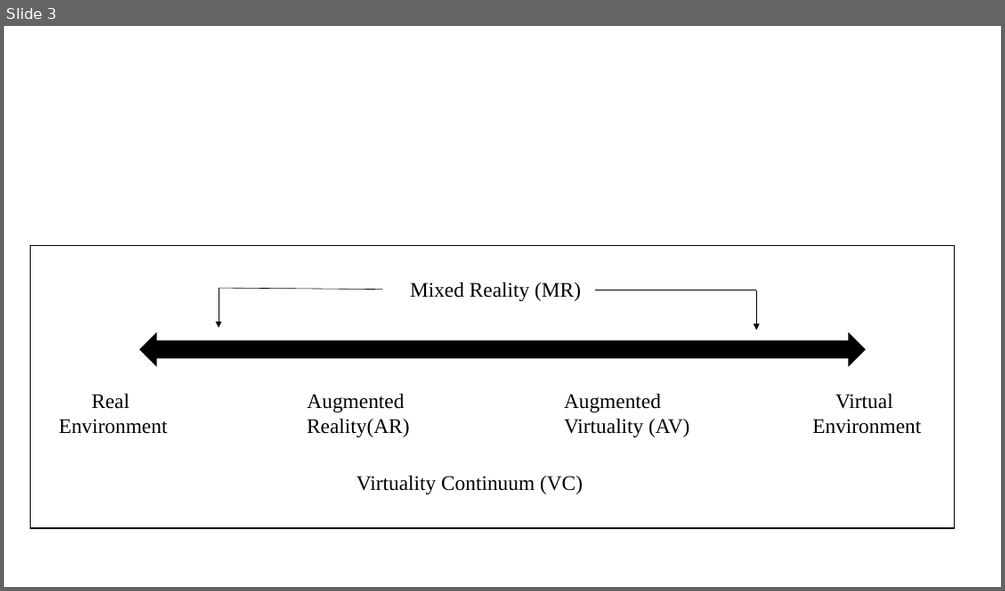
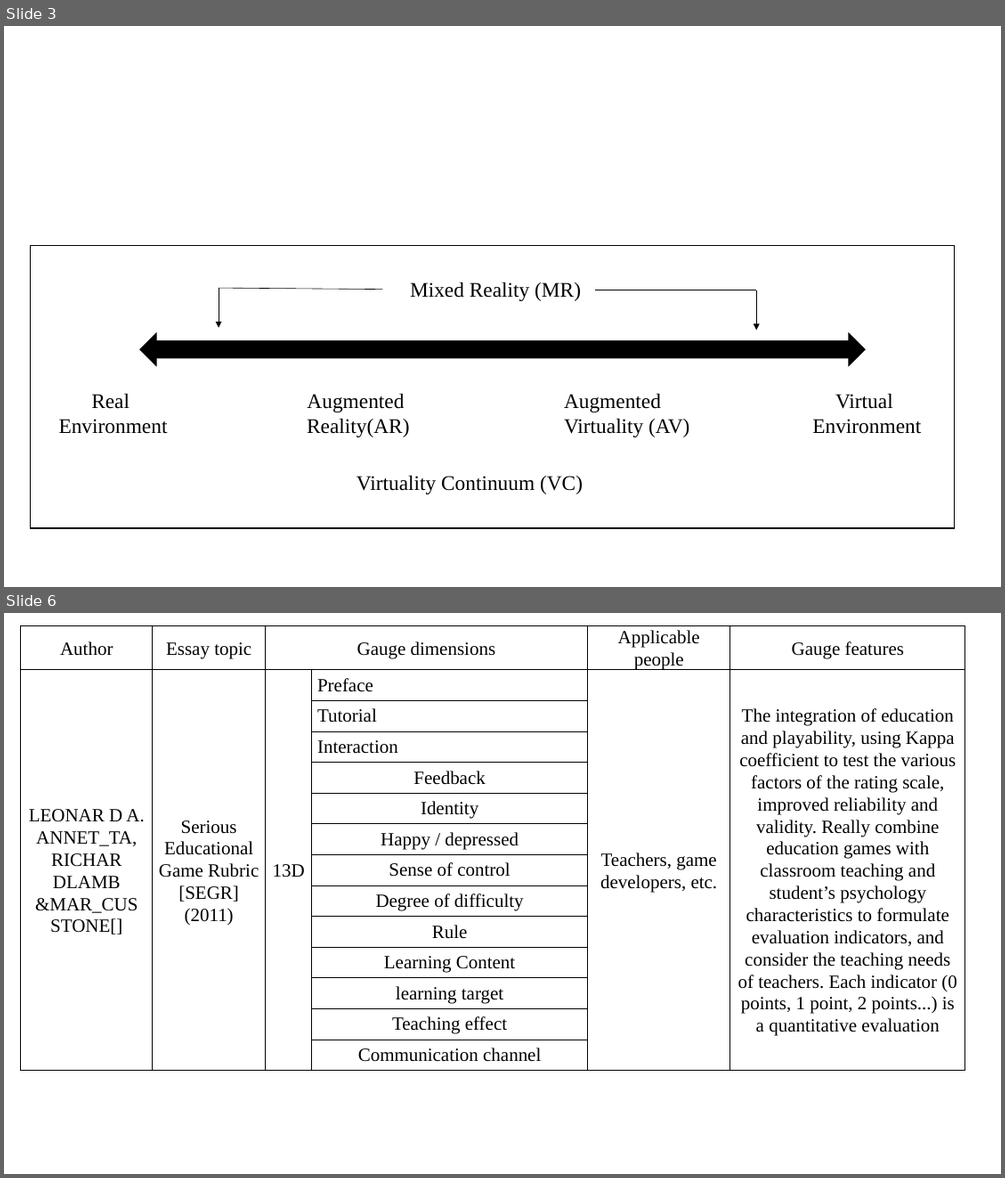
Before and after one commit to duanxiaoyun/ppaperssss, a slide deck: bi_ye_lun_wen/cao gao/temp files.pptx. Shown one above the other, each under a label of ours: slide 3 before the commit, slides 3 and 6 after it; the slides between them are not shown. The pictures are 1005x591 and 1005x1178 pixels, drawn with LibreOffice and Linux fonts; fonts in the diff are those of the drawing. Boxes give left, top, right and bottom in pixels: in the first picture for what was removed or moved away, otherwise in the second. Text is boxed around its words. In the diff, an @@ line names an element or a change of style, - is before the commit and + after.

```diff
--- a/bi_ye_lun_wen/cao gao/temp files.pptx
+++ b/bi_ye_lun_wen/cao gao/temp files.pptx
@@ slide 6 added at bbox=[4, 613, 1001, 1174], background #FFFFFF @@
@@ table added at bbox=[20, 625, 965, 1072], 14 rows, 6 columns @@
+Author | Essay topic | Gauge dimensions |  | Applicable people | Gauge features
+LEONAR D A. ANNET_TA, RICHAR DLAMB &MAR_CUS STONE[] | Serious Educational Game Rubric [SEGR] (2011) | 13D | Preface | Teachers, game developers, etc. | The integration of education and playability, using Kappa coefficient to test the various factors of the rating scale, improved reliability and validity. Really combine education games with classroom teaching and student’s psychology characteristics to formulate evaluation indicators, and consider the teaching needs of teachers. Each indicator (0 points, 1 point, 2 points...) is a quantitative evaluation
+ |  |  | Tutorial |  | 
+ |  |  | Interaction |  | 
+ |  |  | Feedback |  | 
+ |  |  | Identity |  | 
+ |  |  | Happy / depressed |  | 
+ |  |  | Sense of control |  | 
+ |  |  | Degree of difficulty |  | 
+ |  |  | Rule |  | 
+ |  |  | Learning Content |  | 
+ |  |  | learning target |  | 
+ |  |  | Teaching effect |  | 
+ |  |  | Communication channel |  | 
```
Also in this commit, not shown: 2 other slides added, 2 other files.
